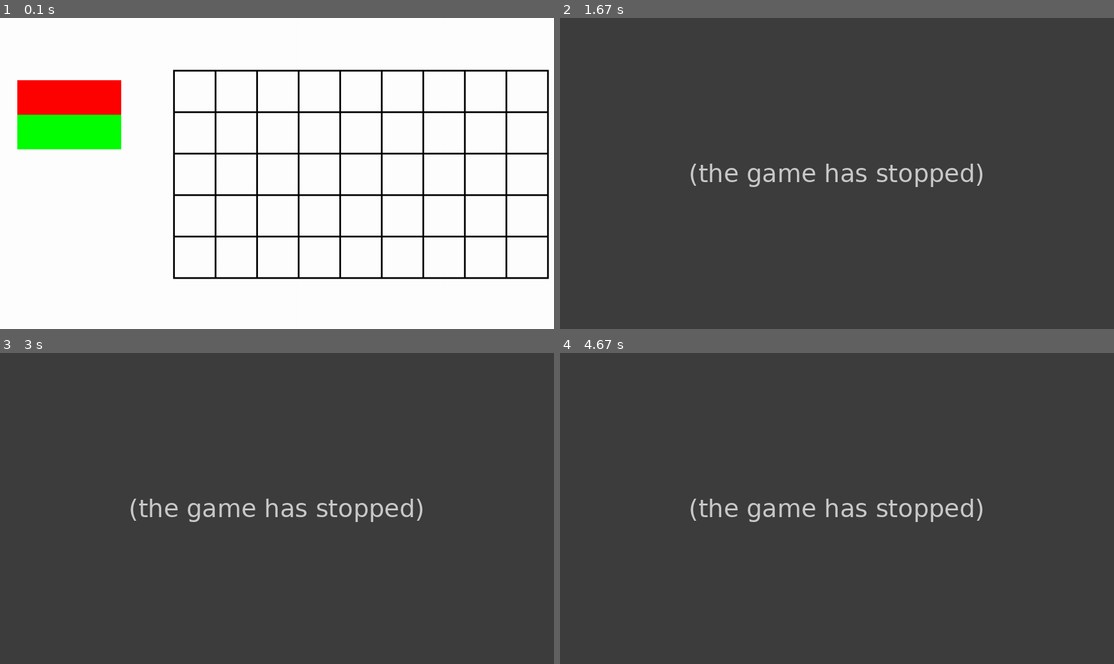
Above: before the commit, frames 1-4 (two rows, left to right).
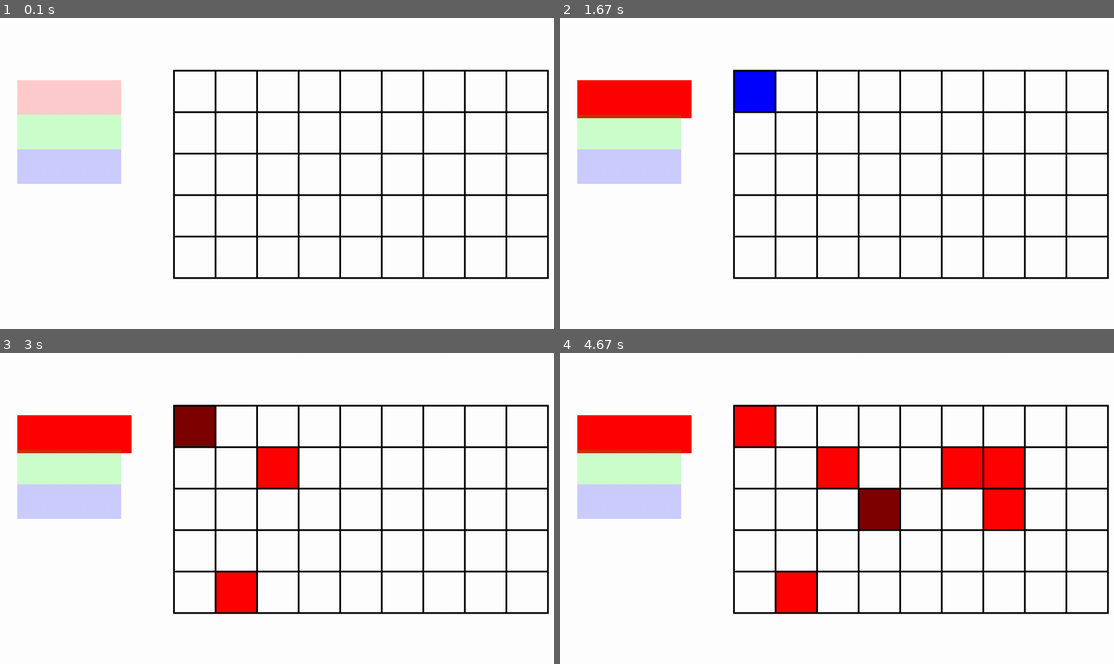
Above: after the commit, the same moments.

Repository: vocaz/pygametowerdefense
Game: pygame game, started from main.py
Same seed, same stepped clock (60 frames per second), same inputs: the game is played once before the commit and once after it.
Inputs (mouse positions are in pixels of both pictures, inside the frame that each line leads up to):
- Up to frame 1 (0.1 s): no input
- Up to frame 2 (1.67 s): tap 3 at 0.33 s; tap Space at 0.67 s; click (753, 89) at 1.05 s; click (626, 95) at 1.38 s
- Up to frame 3 (3 s): tap Space at 1.67 s; click (249, 589) at 2.05 s; click (260, 455) at 2.38 s; click (199, 443) at 2.72 s
- Up to frame 4 (4.67 s): click (981, 480) at 3.05 s; click (1008, 499) at 3.38 s; click (953, 452) at 3.72 s; click (676, 446) at 4.05 s; click (859, 496) at 4.38 s

The runs differ from the first frame. In frame 1, 6.3% of the frame differs, in the area x 3-22%, y 19-54%; in frame 2, 99%; in frame 3, 99%; in frame 4, 99%, in the area x 0-100%, y 0-100%.
Error before the commit: TypeError: 'int' object is not callable (main.py line 92); the game stopped at 1.05 s (later frames are placeholders)

Commit message:
Finished breathing and tower selection/class integration

Diff:
--- a/main.py
+++ b/main.py
@@ -1,5 +1,6 @@
 import pygame
 import gc
+from ui_icons import *
 from pygame.locals import *
 from towers import *
 click = 0
@@ -25,6 +26,13 @@
         [0,0,0,0,0,0,0,0,0],
         [0,0,0,0,0,0,0,0,0]]
 position = (0,0)
+
+def reset_grid(gridvar):
+    grid = [[0,0,0,0,0,0,0,0,0],
+        [0,2,0,0,0,0,0,0,0],
+        [0,0,0,0,0,0,0,0,0],
+        [0,0,0,0,0,0,0,0,0],
+        [0,0,0,0,0,0,0,0,0]]
 def fetch_alltowertypes():
     result = (Tower.__subclasses__())
     return(result)
@@ -49,8 +57,8 @@
         button_rect = button_surf.get_rect(center=(40, y * 20 + 46))
         if button_rect.collidepoint(mouse_pos[0], mouse_pos[1]):
             hovered = True
-        if hovered == True:
-            button_surf.set_alpha(128)
+        if hovered == True and current_tower != towertype:
+            button_surf.set_alpha(255)
             button_surf = pygame.transform.scale_by(button_surf,size)
             if size >= 1.1:
                 scalingdirection = -1
@@ -62,9 +70,11 @@
                 scalingdirection = 1
             if click == 1:
                 current_tower = towertype
-                print(current_tower)
         else:
+            button_surf.set_alpha(50)
+        if towertype == current_tower:
             button_surf.set_alpha(255)
+            button_surf = pygame.transform.scale_by(button_surf,1.1)
         realwindow.blit(button_surf,button_rect)
         y += 1
 def update_grid(gridvar):
@@ -117,16 +127,18 @@
             running = False
         elif event.type == pygame.KEYDOWN:
             if event.key == pygame.K_SPACE:
-                print(Tower.instances)
+                tower_cords = []
+                for instance in Tower.instances:
+                    tower_cords.append(f'{instance.name}:{instance.cords}')
+                print(tower_cords)
             elif event.key == pygame.K_r:
-                grid = reset_grid()
-                print_grid(grid)
+                grid = reset_grid(grid)
             elif event.key == pygame.K_1:
                 current_tower = testRed
             elif event.key == pygame.K_2:
                 current_tower = testGreen
             elif event.key == pygame.K_3:
-                current_tower = 3
+                current_tower = testBlue
         if event.type == pygame.MOUSEBUTTONDOWN and event.button == 1:
             click = 1
     check_towerselection()
--- a/towers.py
+++ b/towers.py
@@ -28,3 +28,10 @@
     def __init__(self,new_cords):
         Tower.__init__(self,new_cords)
         testGreen.instances.append(self)
+class testBlue(Tower):
+    colour = (0,0,255)
+    name = 'Blue'
+    instances = []
+    def __init__(self,new_cords):
+        Tower.__init__(self,new_cords)
+        testGreen.instances.append(self)
Binary file added: data/ui/tomato-clipart-cartoon-style-vector-illustration_761413-3959.png
Empty file added: ui_icons.py
